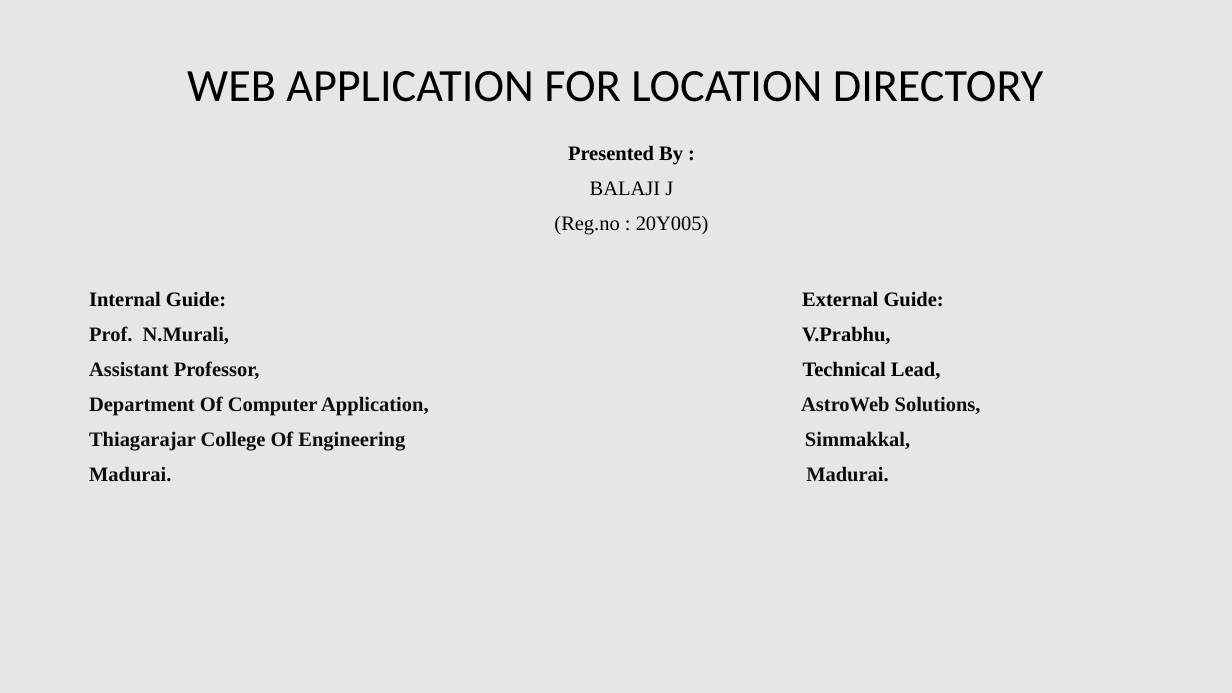
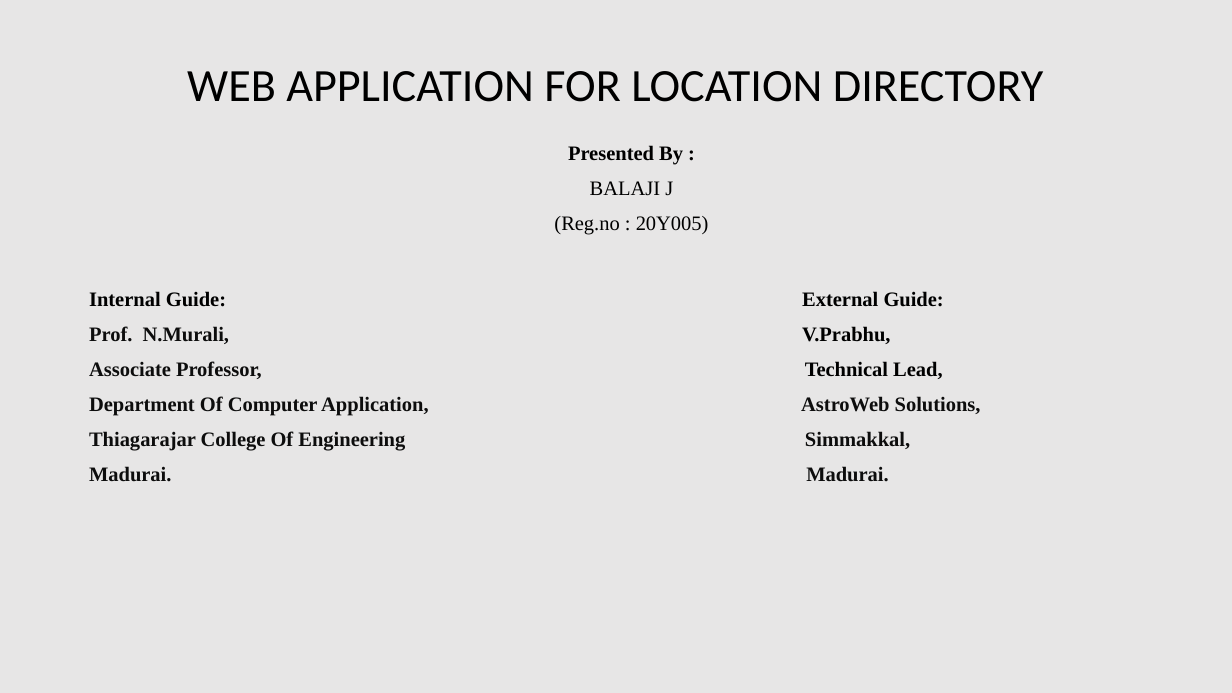
Before and after one commit to BALAJIJ-J/Review1-Documents, a slide deck: slide 1 of 20Y005-Review 1.pptx. Drawn at 1232x693 pixels with LibreOffice and Linux fonts; fonts in the diff are those of the drawing. Boxes give left, top, right and bottom in pixels: in the first picture for what was removed or moved away, otherwise in the second. Text is boxed around its words. In the diff, an @@ line names an element or a change of style, - is before the commit and + after.

```diff
--- a/20Y005-Review 1.pptx
+++ b/20Y005-Review 1.pptx
@@ subtitle at (89,361,943,379): text changed @@
-Assistant Professor, Technical Lead,
+Associate Professor, Technical Lead,
```
Also in this commit, not shown: 3 other slides changed.
